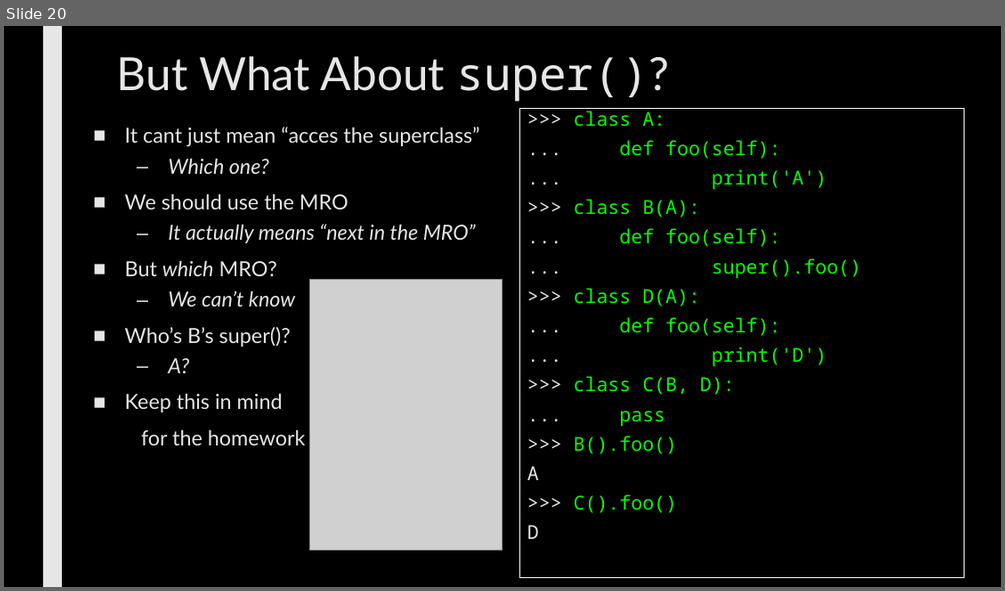
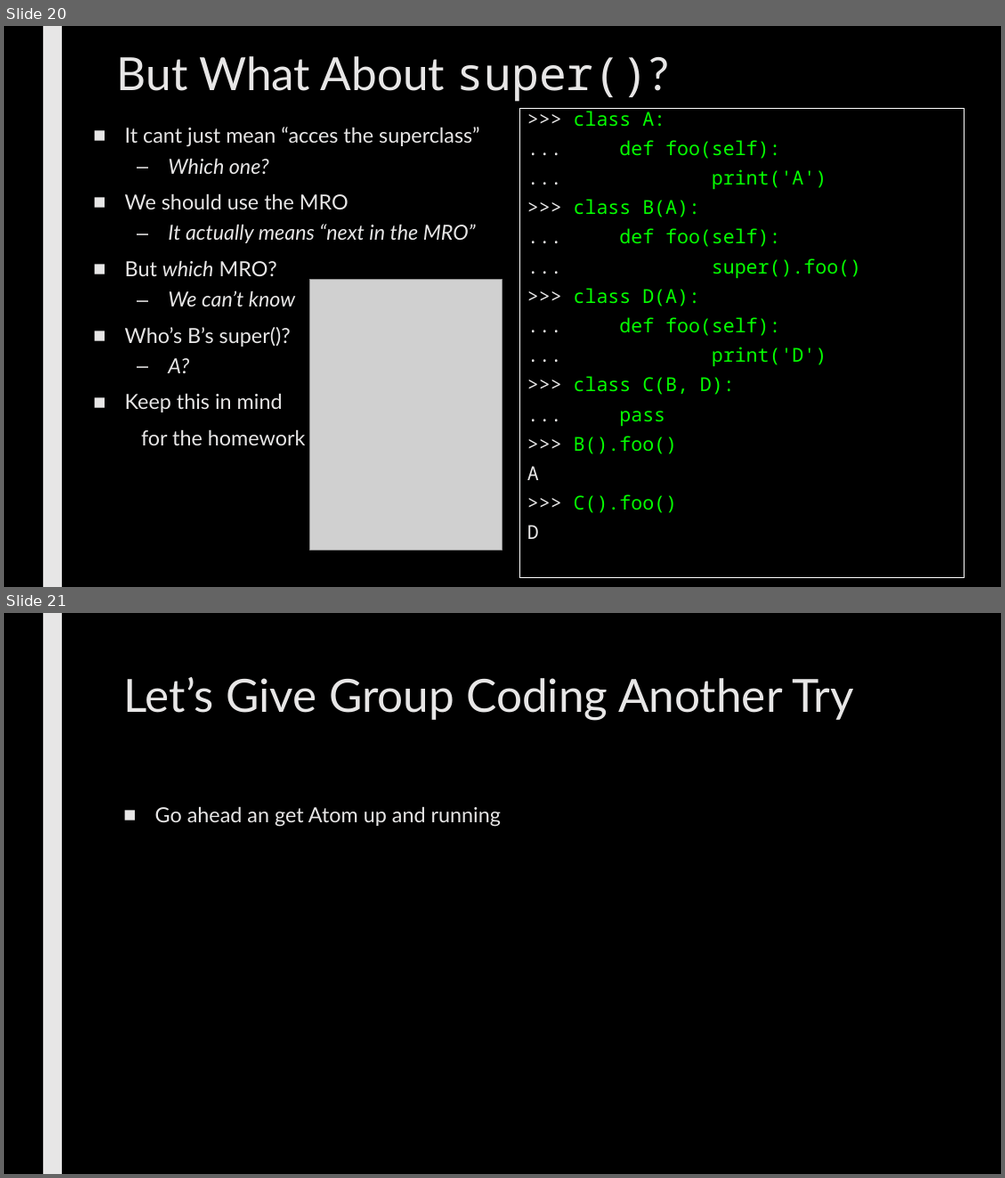
Before and after one commit to max7patek/metaprogramming, a slide deck: slides/01-PythonInheritance.pptx. Shown one above the other, each under a label of ours: slide 20 before the commit, slides 20 and 21 after it. The pictures are 1005x591 and 1005x1178 pixels, drawn with LibreOffice and Linux fonts; fonts in the diff are those of the drawing; grey boxes stand for pictures. Boxes give left, top, right and bottom in pixels: in the first picture for what was removed or moved away, otherwise in the second. Text is boxed around its words. In the diff, an @@ line names an element or a change of style, - is before the commit and + after.

Commit message:
small finishing touches

```diff
--- a/slides/01-PythonInheritance.pptx
+++ b/slides/01-PythonInheritance.pptx
@@ slide 21 added at [4,613,1001,1174], background #000000; not listed: 1 template element that a slide beside it also shows @@
@@ title added at [123,677,854,720], 44 pt, text #E7E6E6 @@
+Let’s Give Group Coding Another Try
@@ text added at [155,806,501,827], 20 pt, text #E7E6E6 @@
+■ Go ahead an get Atom up and running
```
